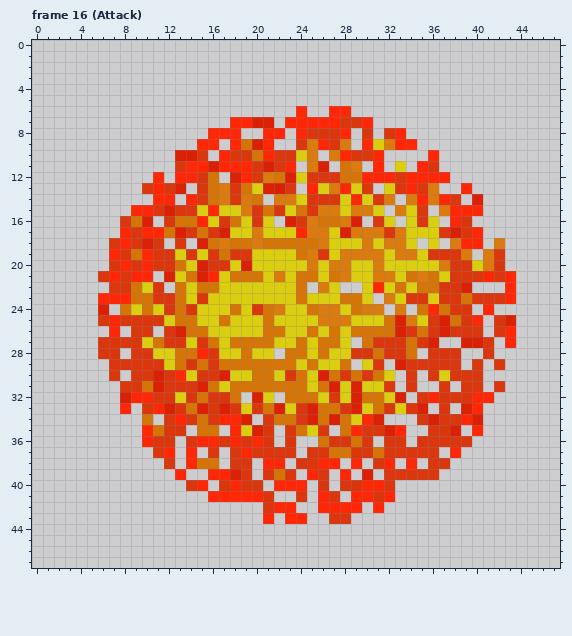
Pixel-art file, stored at Resources/Sprites/Characters/Phoenix/PhoenixAse.aseprite. Above: the version before the commit.
48x48 pixels, 21 frames. Shown: frame 16 (Attack). The commit also changed other frames, which this record leaves out.
And afterwards:
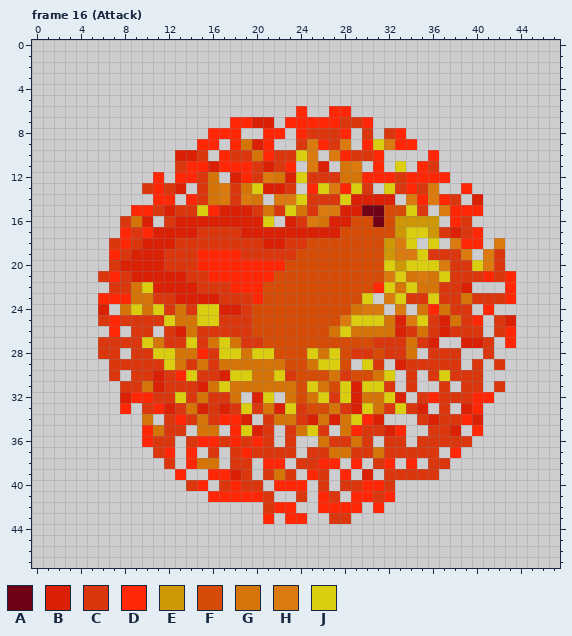
Palette (. is transparent): A #700014  B #db2105  C #db370f  D #ff2706  E #cd9705  F #d64c07  G #d67507  H #db7b0f  J #dbcd0f
The exact change:
{"change": "layer \"Body\" now shown"}
{"where": "frame 16 (Attack), layer \"Body\""}
{"frame":16,"y":14,"x":29,"old":"DJCH","new":"BBBB"}
{"frame":16,"y":15,"x":17,"old":"JJH","new":"BBB"}
{"frame":16,"y":15,"x":28,"old":"JHHJ.H","new":"BBAAFF"}
{"frame":16,"y":16,"x":13,"old":"GGDJCGJC","new":"BBBBBBBB"}
{"frame":16,"y":16,"x":27,"old":"GHB.CJ.JCJ","new":"BBFFAFEEEE"}
{"frame":16,"y":17,"x":11,"old":"DG","new":"BB"}
{"frame":16,"y":17,"x":14,"old":"CG","new":"BC"}
{"frame":16,"y":17,"x":17,"old":"BJJHJJJDHHJBHHHCH","new":"CCBBBBBBBBBFFFFFE"}
{"frame":16,"y":17,"x":36,"old":"J","new":"E"}
{"frame":16,"y":18,"x":11,"old":"C.","new":"BB"}
{"frame":16,"y":18,"x":14,"old":".BGHGGHGGGGGHJJJHJH","new":"CCCCCCCBBCCFFFFFFFE"}
{"frame":16,"y":19,"x":9,"old":"GDC","new":"BBB"}
{"frame":16,"y":19,"x":13,"old":"J","new":"C"}
{"frame":16,"y":19,"x":15,"old":"JCGC","new":"DDDD"}
{"frame":16,"y":19,"x":20,"old":"JJJJGHCJHHHHJ","new":"CCCCFFFFFFFFE"}
{"frame":16,"y":20,"x":8,"old":"DCDC","new":"BBBB"}
{"frame":16,"y":20,"x":13,"old":"GJBCCJBJJJJJHJHHJJH","new":"CCDDDDDDDDFFFFFFFFF"}
{"frame":16,"y":20,"x":33,"old":"J","new":"E"}
{"frame":16,"y":21,"x":9,"old":"DD.","new":"BBB"}
{"frame":16,"y":21,"x":13,"old":"JGB","new":"BCC"}
{"frame":16,"y":21,"x":17,"old":"JGGGJHJGGJGHJJH","new":"DDDDDFFFFFFFFFF"}
{"frame":16,"y":22,"x":11,"old":"C.GJGGJJJJJJJG.HJ..J","new":"BBBBCCCDDDFFFFFFFFFF"}
{"frame":16,"y":23,"x":13,"old":"GJCJJJJJJJJGJJJGG","new":"BBBBCCCDFFFFFFFFF"}
{"frame":16,"y":24,"x":17,"old":"JGJCGHJJGHHJ","new":"BBCFFFFFFFFF"}
{"frame":16,"y":25,"x":17,"old":"GJJJGJJJJHH","new":"CCCFFFFFFFF"}
{"frame":16,"y":26,"x":15,"old":"GJJJJJGGJJGJ","new":"CCCCCFFFFFFF"}
{"frame":16,"y":27,"x":19,"old":"GGGJJGJGGJ.G","new":"CCFFFFFFFFFF"}
{"frame":16,"y":28,"x":22,"old":".GG","new":"FFF"}
{"frame":16,"y":28,"x":28,"old":"J","new":"F"}
{"frame":16,"y":28,"x":31,"old":"G","new":"F"}
{"frame":16,"y":29,"x":23,"old":"GJ","new":"FF"}
{"frame":16,"y":29,"x":28,"old":"G","new":"F"}
{"frame":16,"y":30,"x":24,"old":"GJB","new":"FFF"}
{"frame":16,"y":30,"x":29,"old":"GC","new":"FF"}
{"frame":16,"y":31,"x":24,"old":"G","new":"F"}
{"frame":16,"y":31,"x":27,"old":"B","new":"F"}
{"frame":16,"y":32,"x":24,"old":"G","new":"F"}
{"frame":16,"y":33,"x":25,"old":"BG","new":"FF"}
{"label":"changed","picture_box":[120,194,439,414]}
